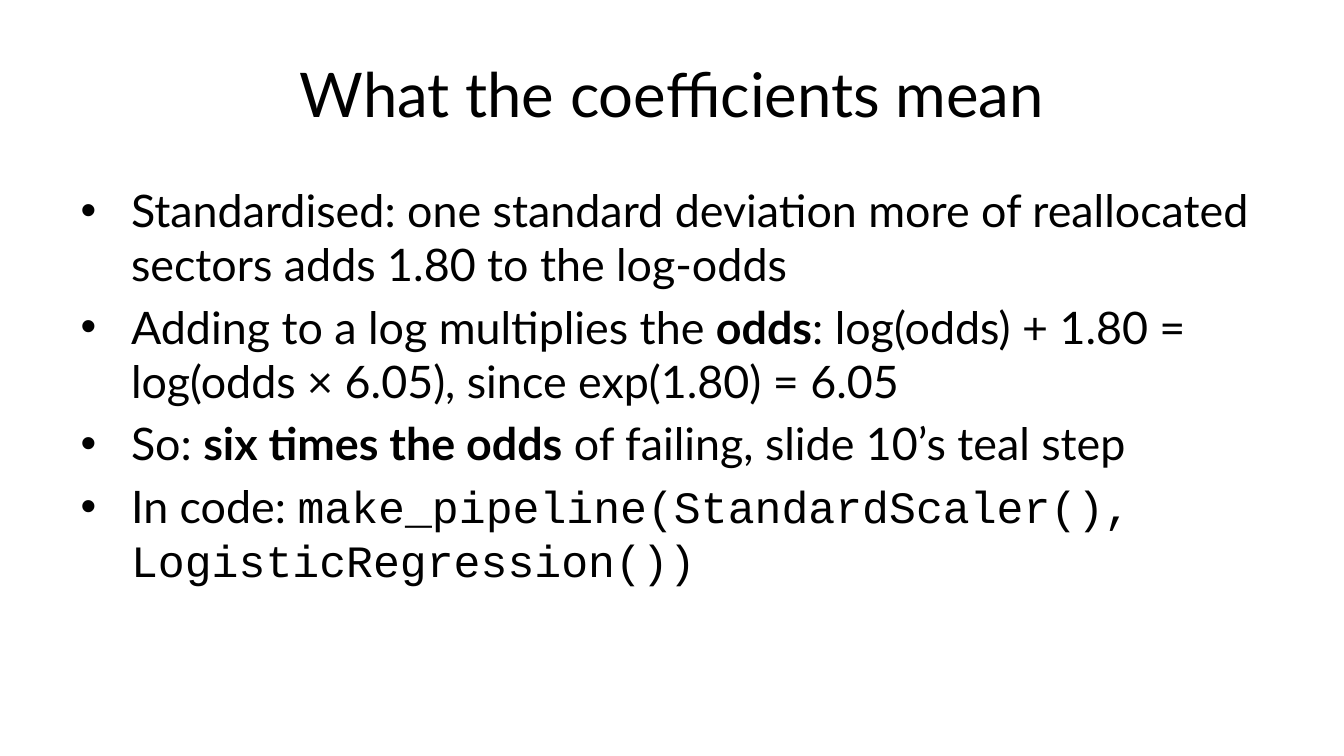
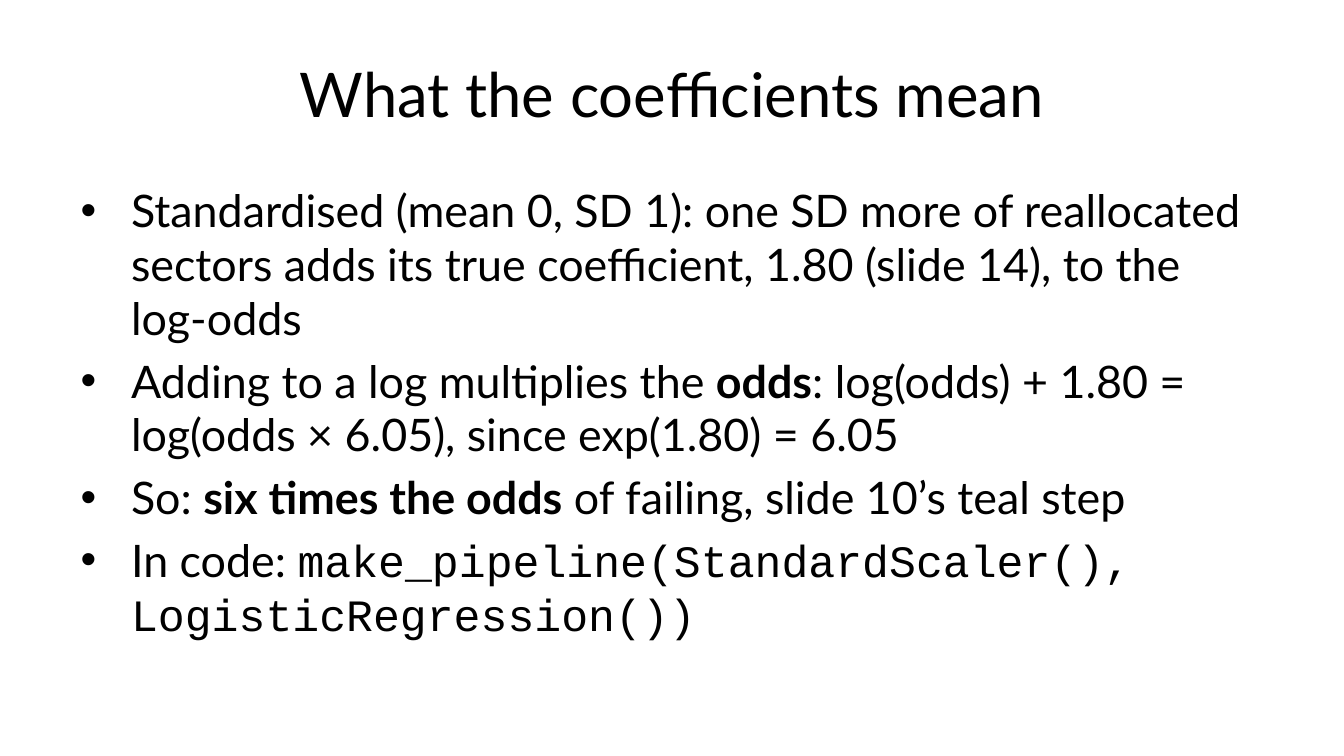
Before and after one commit to fabioantonini/technologies-for-artificial-intelligence, a slide deck: slide 13 of Lessons/04_classification_and_metrics/Slides/classification_and_metrics_slides.pptx. Drawn at 1344x756 pixels with LibreOffice and Linux fonts; fonts in the diff are those of the drawing; background and template pictures are left out. Boxes give left, top, right and bottom in pixels: in the first picture for what was removed or moved away, otherwise in the second. Text is boxed around its words. In the diff, an @@ line names an element or a change of style, - is before the commit and + after.

```diff
--- a/Lessons/04_classification_and_metrics/Slides/classification_and_metrics_slides.pptx
+++ b/Lessons/04_classification_and_metrics/Slides/classification_and_metrics_slides.pptx
@@ text at (131,192,1240,344): text changed @@
-• Standardised: one standard deviation more of reallocated sectors adds 1.80 to the log-odds
+• Standardised (mean 0, SD 1): one SD more of reallocated sectors adds its true coefficient, 1.80 (slide 14), to the log-odds
```
Also in this commit, not shown: 5 other files.
